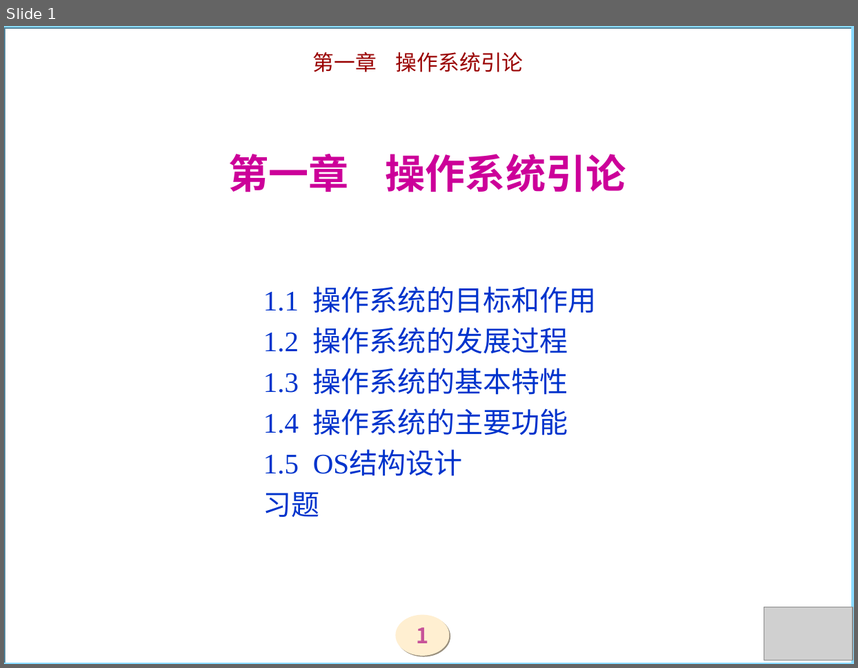
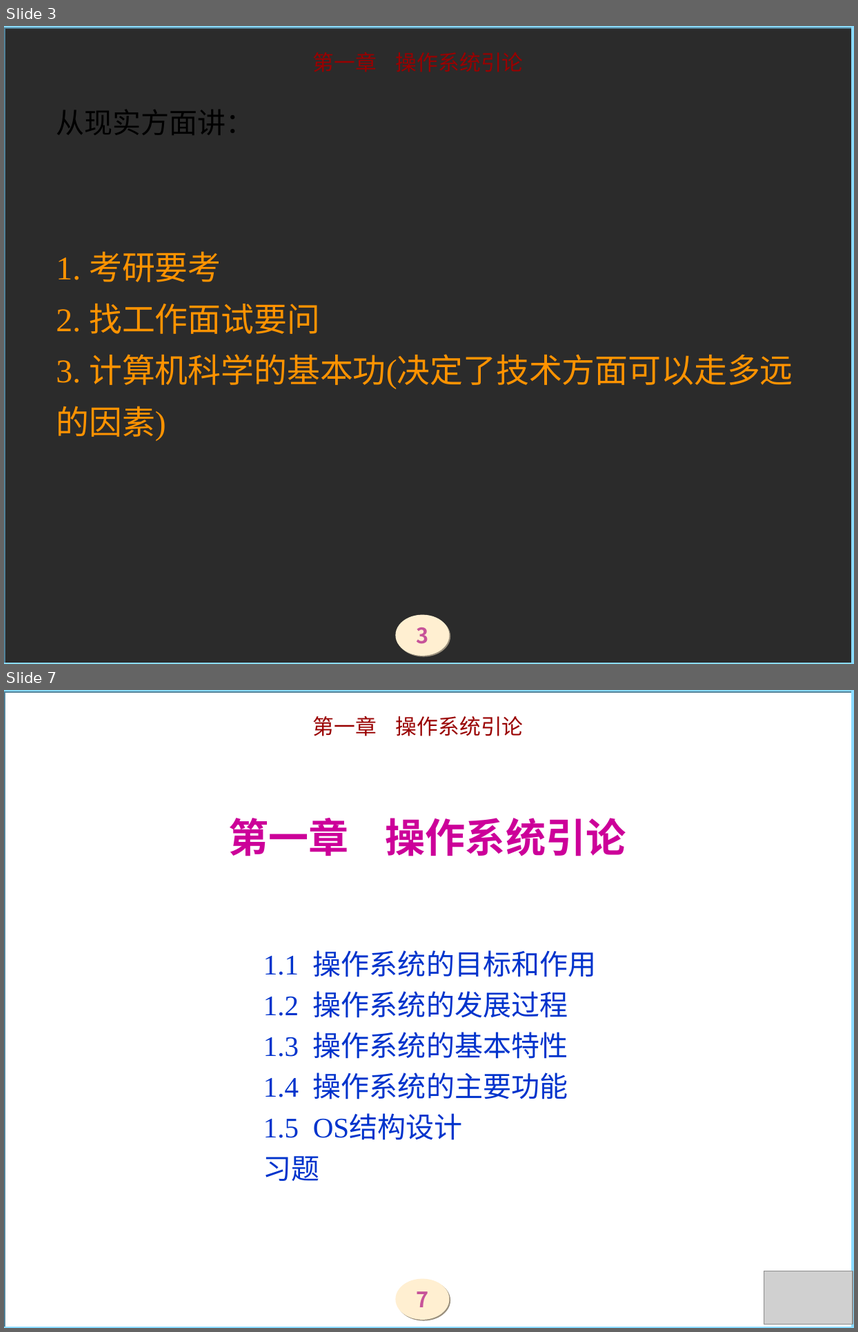
Before and after one commit to zjyesir/hmc_OS, a slide deck: ppt/1操作系统引论.ppt. Shown one above the other, each under a label of ours: slide 1 before the commit, slides 3 and 7 after it; the slides between them are not shown. The pictures are 858x668 and 858x1332 pixels, drawn with LibreOffice and Linux fonts; fonts in the diff are those of the drawing; grey boxes stand for pictures; background and template pictures are left out; a plain dark background stands for a picture behind light text. Boxes give left, top, right and bottom in pixels: in the first picture for what was removed or moved away, otherwise in the second. Text is boxed around its words. In the diff, an @@ line names an element or a change of style, - is before the commit and + after.

```diff
--- a/ppt/1操作系统引论.ppt
+++ b/ppt/1操作系统引论.ppt
@@ slide 3 added at (4, 26, 854, 664), background picture (left out); not listed: 3 template elements that a slide beside it also shows @@
@@ title added at (56, 109, 793, 441), 28 pt, text #FF9300 @@
+从现实方面讲：
+1. 考研要考
+2. 找工作面试要问
+3. 计算机科学的基本功(决定了技术方面可以走多远的因素)
@@ what was slide 1 is now slide 7 @@
@@ page number at (416, 1291, 428, 1307): text changed @@
-1
+7
```
Also in this commit, not shown: 5 other slides added, 1 other file.
